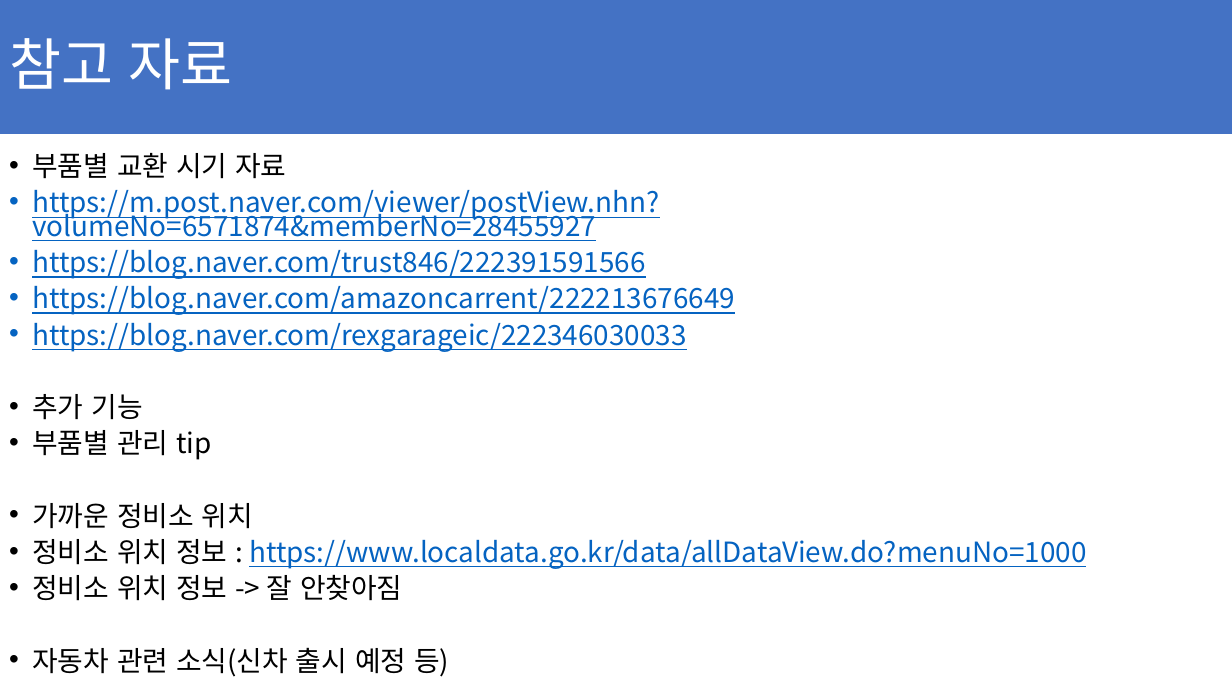
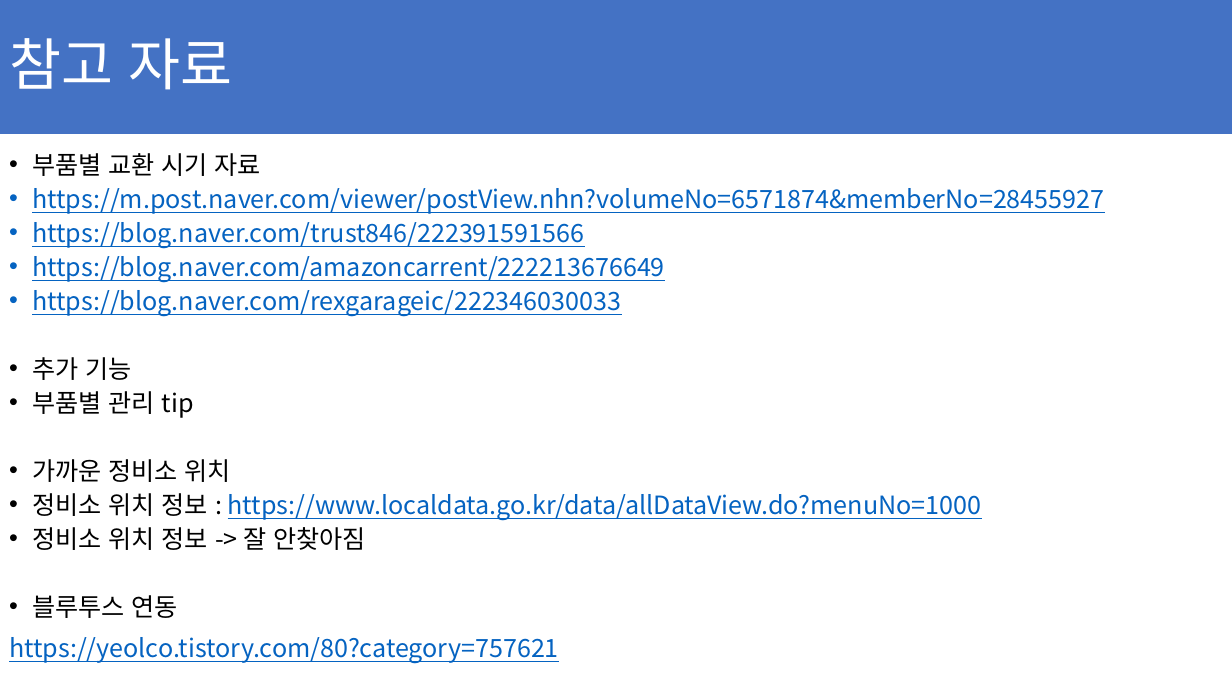
Before and after one commit to ChaeSung-Lee/DJ_InternShip, a slide deck: slide 10 of 2021_Summer/jp.hong/Project_BnC_jph.pptx. Drawn at 1232x693 pixels with LibreOffice and Linux fonts; fonts in the diff are those of the drawing. Boxes give left, top, right and bottom in pixels: in the first picture for what was removed or moved away, otherwise in the second. Text is boxed around its words. In the diff, an @@ line names an element or a change of style, - is before the commit and + after.

Commit message:
add Menu_Tree, Flow_Chart

```diff
--- a/2021_Summer/jp.hong/Project_BnC_jph.pptx
+++ b/2021_Summer/jp.hong/Project_BnC_jph.pptx
@@ text at box(32, 153, 1104, 550): size 21.7 to 19.6 pt in "부품별 교환 시기 자료", "https://m.post.naver.com/viewer/postView.nhn?volumeNo=657187 ...", "https://blog.naver.com/trust846/222391591566", "https://blog.naver.com/amazoncarrent/222213676649" and 6 more places @@
@@ text at box(9, 595, 559, 663): text changed; size 21.7 to 19.6 pt; text colour #000000 to #0563C1 @@
-• 자동차 관련 소식(신차 출시 예정 등)
+• 블루투스 연동
+https://yeolco.tistory.com/80?category=757621
```
Also in this commit, not shown: 4 other slides changed, 4 slides added.
